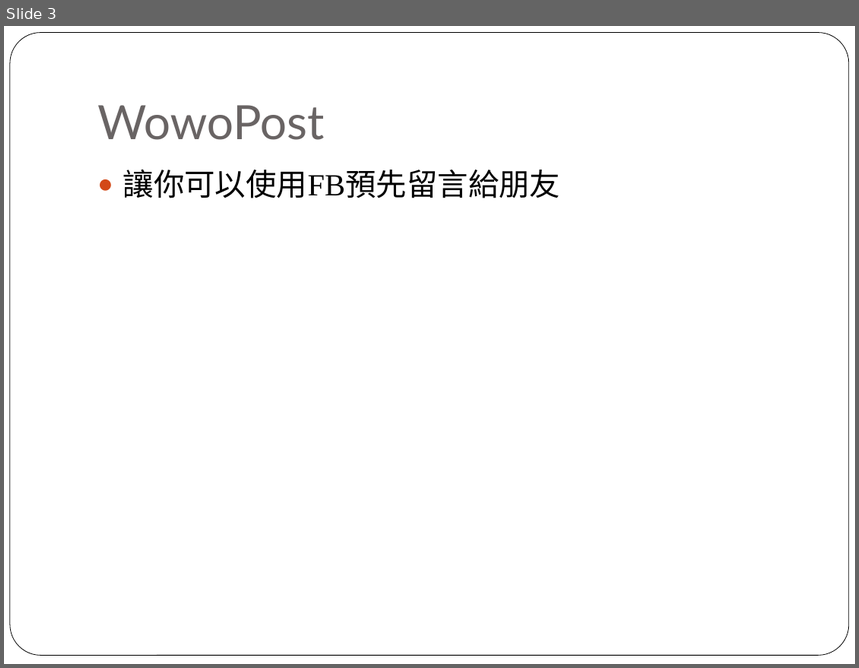
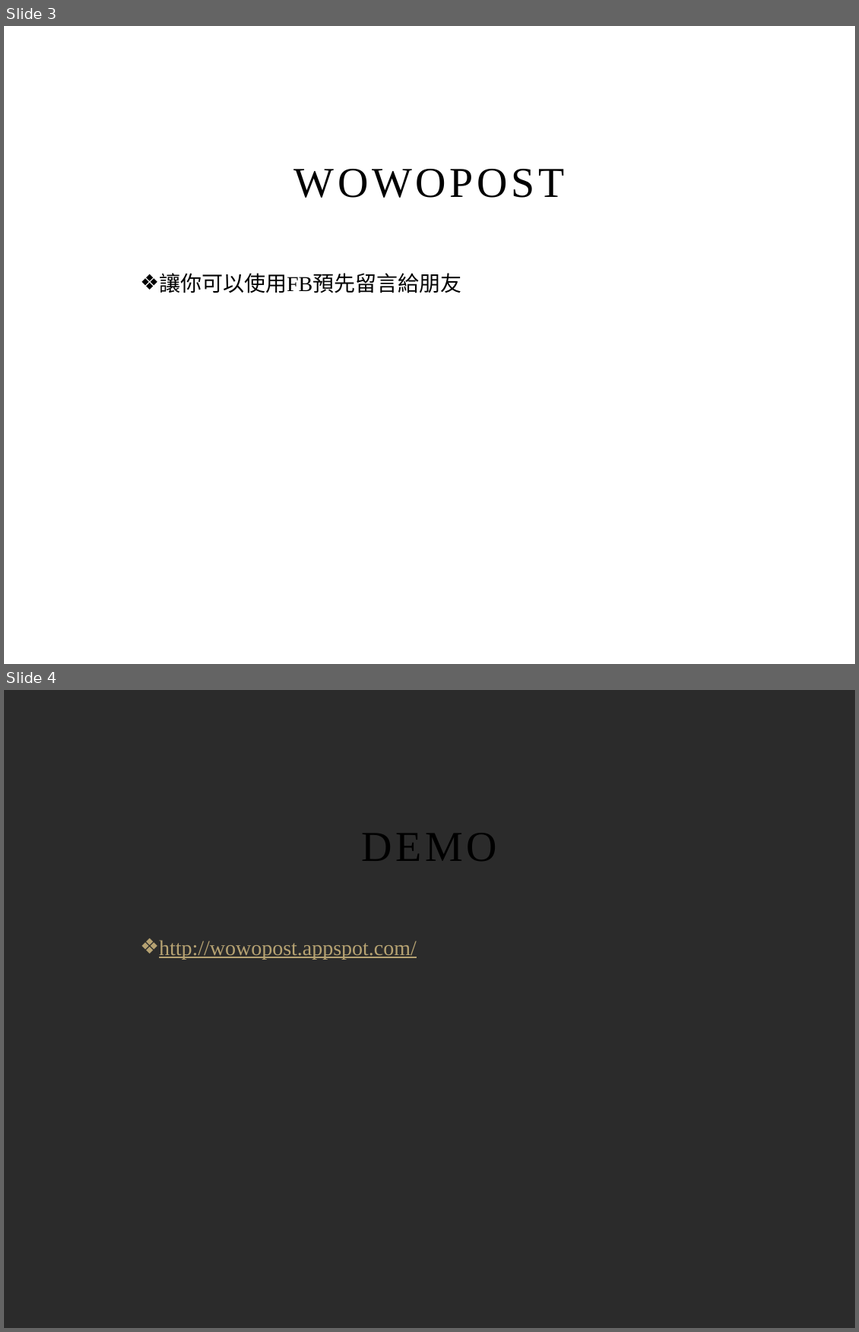
Before and after one commit to ZhongTing/wowoPost, a slide deck: ptt.pptx. Shown one above the other, each under a label of ours: slide 3 before the commit, slides 3 and 4 after it. The pictures are 859x668 and 859x1332 pixels, drawn with LibreOffice and Linux fonts; fonts in the diff are those of the drawing; background and template pictures are left out; a plain dark background stands for a picture behind light text. Boxes give left, top, right and bottom in pixels: in the first picture for what was removed or moved away, otherwise in the second. Text is boxed around its words. In the diff, an @@ line names an element or a change of style, - is before the commit and + after.

```diff
--- a/ptt.pptx
+++ b/ptt.pptx
@@ slide 4 added at bbox=[4, 690, 855, 1328], background picture (left out) @@
@@ title added at bbox=[362, 833, 498, 861], 36 pt, text #000000 @@
+DEMO
@@ text added at bbox=[159, 940, 417, 959], 18 pt, text #B6A272, underline @@
+❖ http://wowopost.appspot.com/
@@ slide 3 changed as well @@
@@ rounded rectangle removed at bbox=[10, 33, 849, 656] @@
@@ title at bbox=[294, 169, 565, 198]: text changed; size 40 to 36 pt; font Lato to Times New Roman; text colour #696464 to #000000 @@
-WowoPost
+WOWOPOST
@@ text "讓你可以使用FB預先留言給朋友": place and size @@
-text "讓你可以使用FB預先留言給朋友" at bbox=[123, 169, 561, 199]
+text "讓你可以使用FB預先留言給朋友" at bbox=[159, 273, 462, 294]
@@ text "讓你可以使用FB預先留言給朋友" at bbox=[159, 273, 462, 294]: size 26 to 18 pt; bullet ● to ❖; line spacing 1 to 1.5; less space between paragraphs @@
```
Also in this commit, not shown: 4 other slides changed, 1 other slide added.
